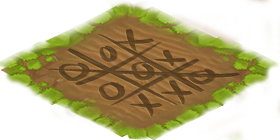
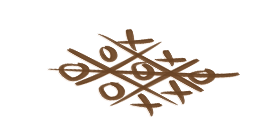
Layers edited between the first and the second (280, 140) image:
"132192040_3280232_sekreti_nastolnih_igr_kak_viigrat_v_krestikinoliki copy": opacity 73% → 100%, blend multiply → normal, painted on it over [left=46, top=28, right=240, bottom=118]
removed layer "132192040_3280232_sekreti_nastolnih_igr_kak_viigrat_v_krestikinoliki" (was multiply) over [left=47, top=28, right=240, bottom=117]
removed layer "Layer 6 copy 2" (was 53%) over [left=0, top=0, right=280, bottom=140]
removed layer "Background copy 20" over [left=2, top=14, right=262, bottom=131]
removed layer "Background copy 19" over [left=2, top=7, right=262, bottom=140]
removed layer "Layer 7" over [left=124, top=60, right=155, bottom=79]
removed layer "Layer 6 copy 4" over [left=0, top=0, right=280, bottom=140]
removed layer "Tile_vil_mob02" over [left=10, top=0, right=280, bottom=140]
